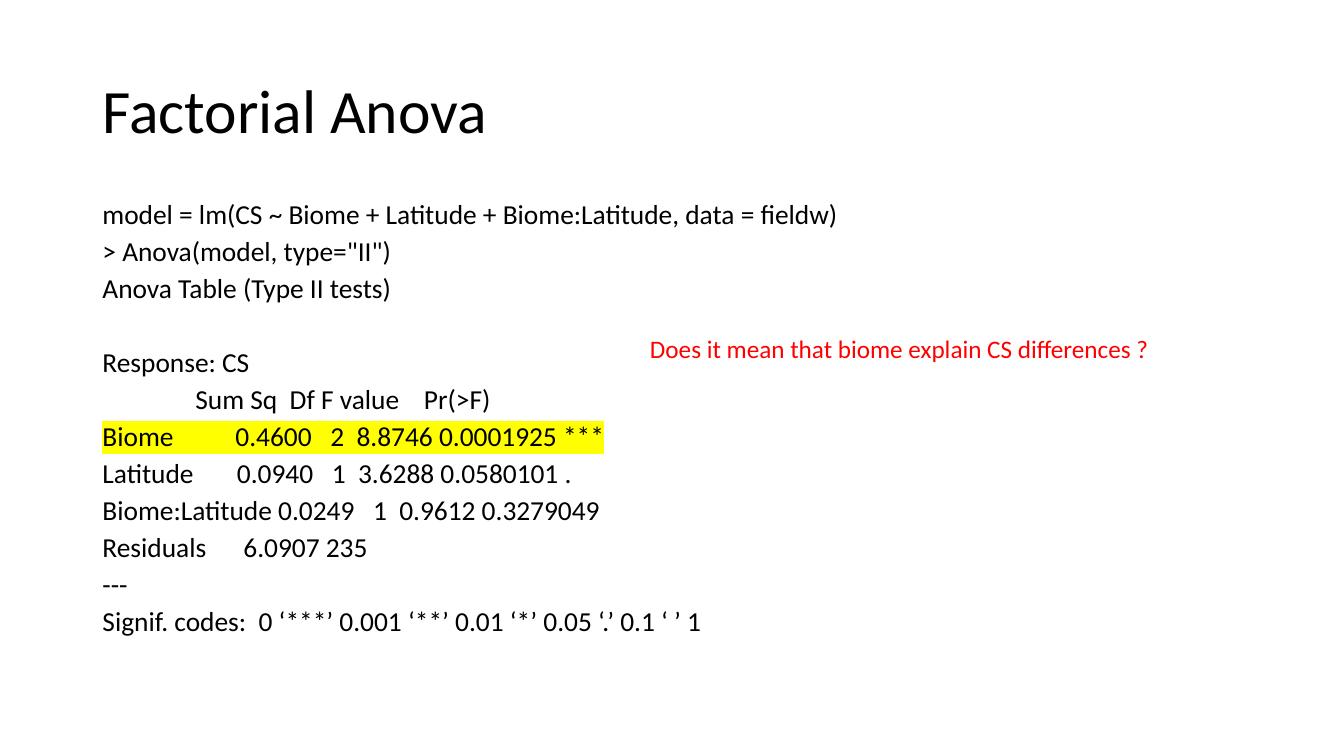
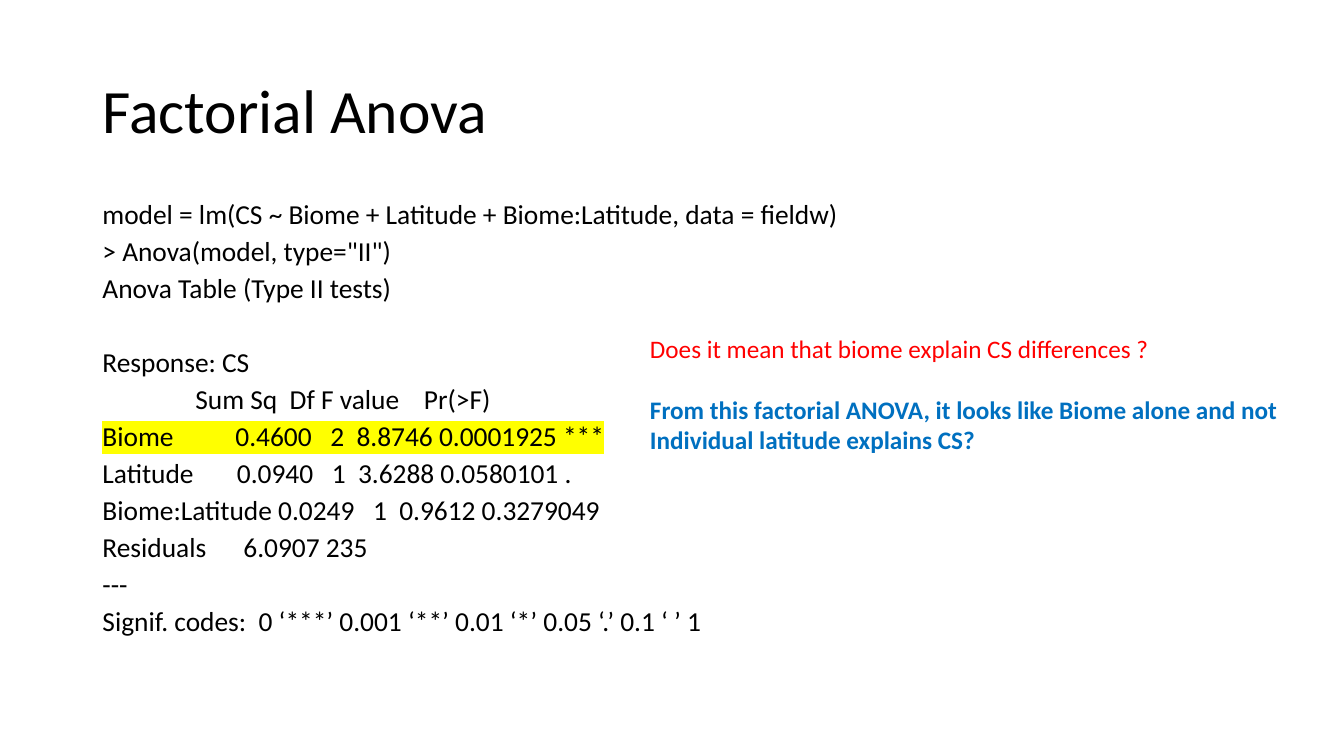
Before and after one commit to Virchu/wingproj, a slide deck: slide 18 of Gomez analysis plan/2017_11_11 Brazil Field An darlingi results.pptx. Drawn at 1344x756 pixels with LibreOffice and Linux fonts; fonts in the diff are those of the drawing. Boxes give left, top, right and bottom in pixels: in the first picture for what was removed or moved away, otherwise in the second. Text is boxed around its words. In the diff, an @@ line names an element or a change of style, - is before the commit and + after.

```diff
--- a/Gomez analysis plan/2017_11_11 Brazil Field An darlingi results.pptx
+++ b/Gomez analysis plan/2017_11_11 Brazil Field An darlingi results.pptx
@@ text at [650,401,1277,453]: paragraphs added @@
+From this factorial ANOVA, it looks like Biome alone and not
+Individual latitude explains CS?
```
Also in this commit, not shown: 3 other slides changed, 2 slides added, 2 other files.
